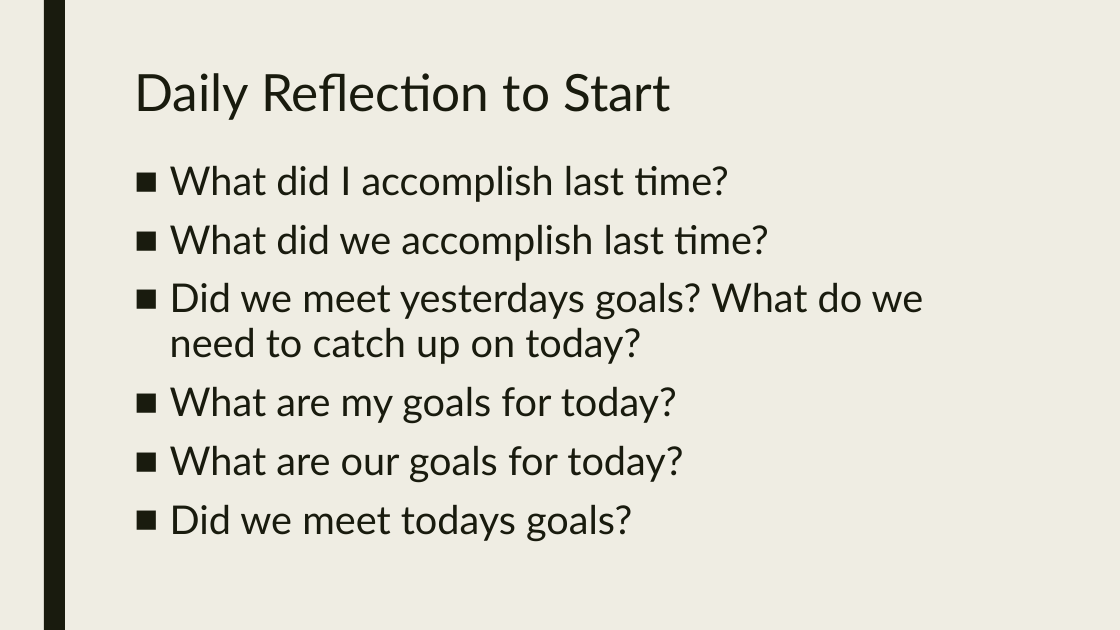
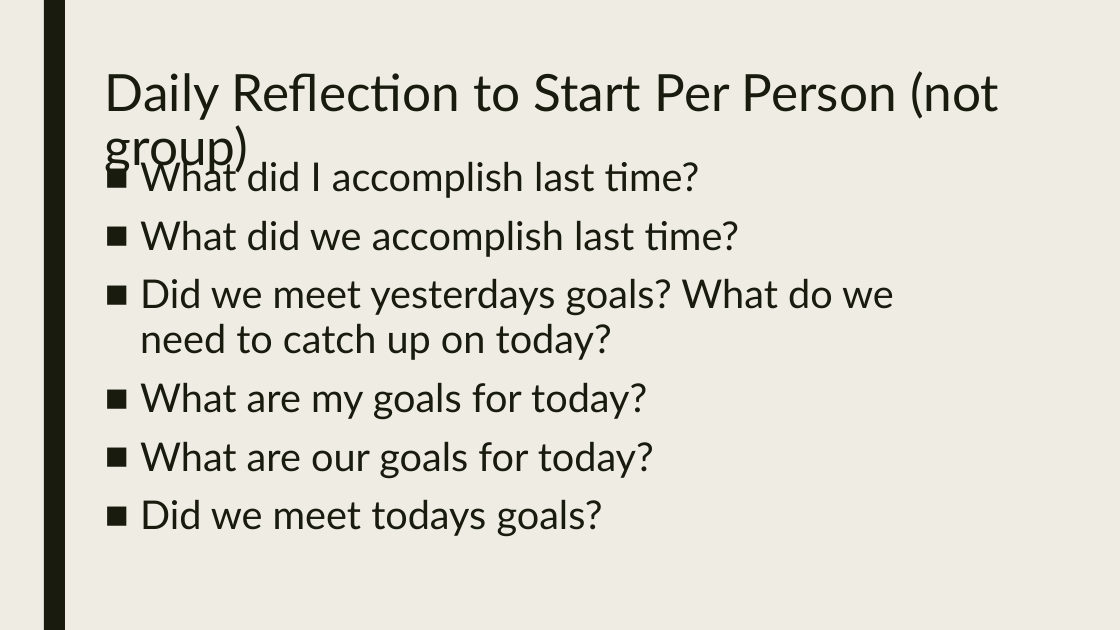
Before and after one commit to codecuddy/math_analysis, a slide deck: slide 7 of 2nd Semester/MathAnalysis_Day_050 Focus on Project Goals.pptx. Drawn at 1120x630 pixels with LibreOffice and Linux fonts; fonts in the diff are those of the drawing. Boxes give left, top, right and bottom in pixels: in the first picture for what was removed or moved away, otherwise in the second. Text is boxed around its words. In the diff, an @@ line names an element or a change of style, - is before the commit and + after.

```diff
--- a/2nd Semester/MathAnalysis_Day_050 Focus on Project Goals.pptx
+++ b/2nd Semester/MathAnalysis_Day_050 Focus on Project Goals.pptx
@@ title at (105,71,999,175): text changed @@
-Daily Reflection to Start
+Daily Reflection to Start Per Person (not group)
@@ text "What did I accomplish last ..." rewrapped from (170,165,924,542) to (140,156,894,537) @@
```
Also in this commit, not shown: 4 other slides changed, 2 slides added, 2 slides removed, 38 other files.
